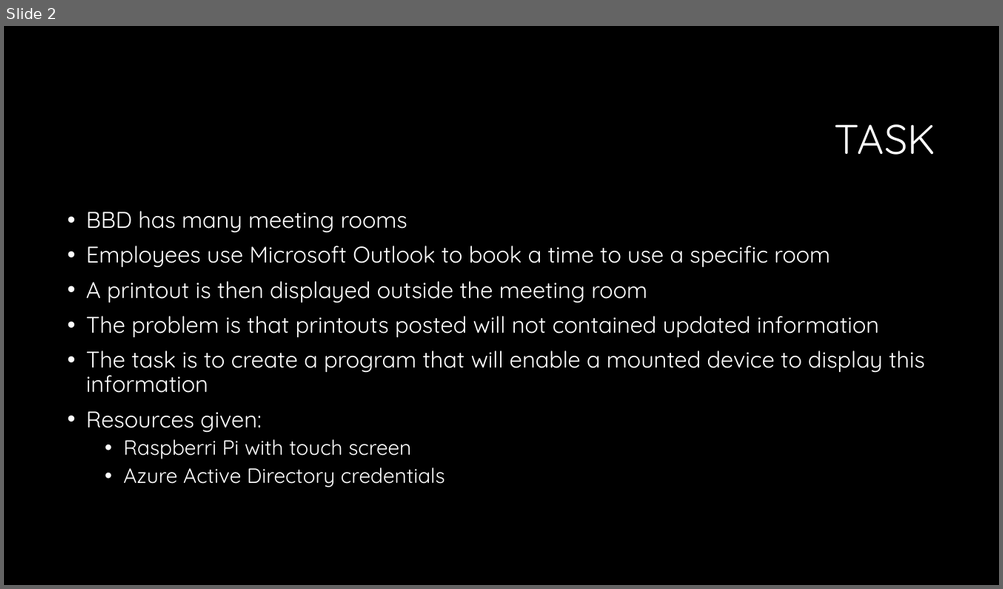
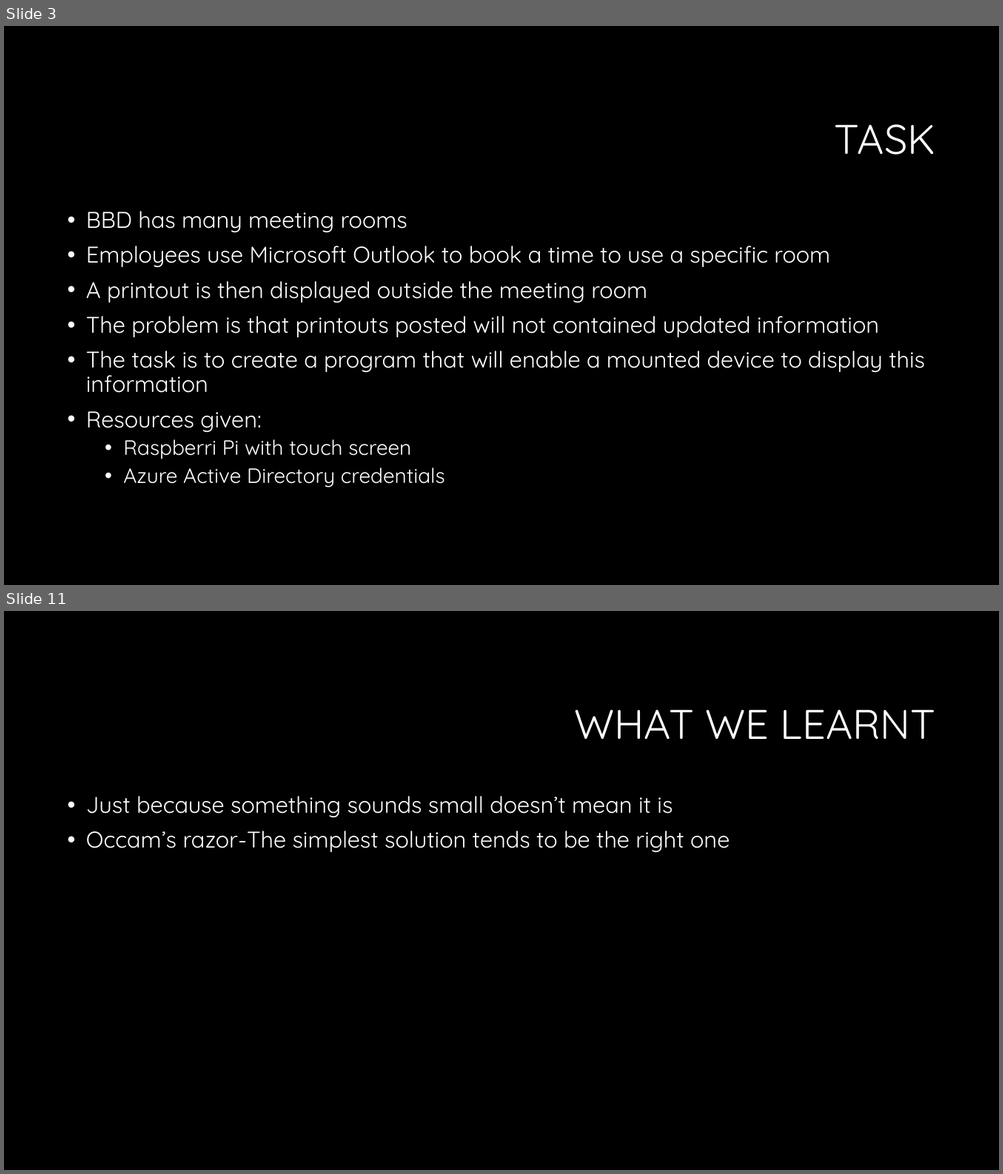
Before and after one commit to RobBas666/SlotMachineF, a slide deck: Presentation.pptx. Shown one above the other, each under a label of ours: slide 2 before the commit, slides 3 and 11 after it; the slides between them are not shown. The pictures are 1003x589 and 1003x1174 pixels, drawn with LibreOffice and Linux fonts; fonts in the diff are those of the drawing; background and template pictures are left out. Boxes give left, top, right and bottom in pixels: in the first picture for what was removed or moved away, otherwise in the second. Text is boxed around its words. In the diff, an @@ line names an element or a change of style, - is before the commit and + after.

```diff
--- a/Presentation.pptx
+++ b/Presentation.pptx
@@ slide 11 added at <box>4,611,999,1170</box>, background #000000 @@
@@ title added at <box>575,709,935,739</box>, 40 pt, text #FFFFFF @@
+WHAT WE LEARNT
@@ text added at <box>86,796,729,852</box>, 22 pt, text #FFFFFF @@
+• Just because something sounds small doesn’t mean it is
+• Occam’s razor-The simplest solution tends to be the right one
@@ what was slide 2 is now slide 3 @@
```
Also in this commit, not shown: 1 slide changed, 7 other slides added, 1 slide removed.
